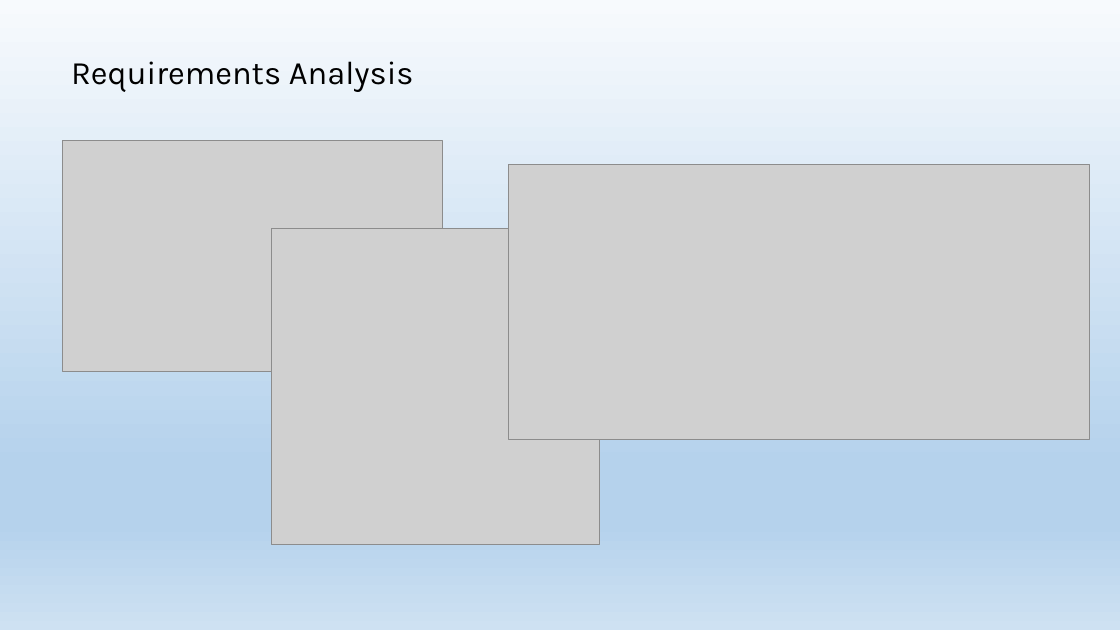
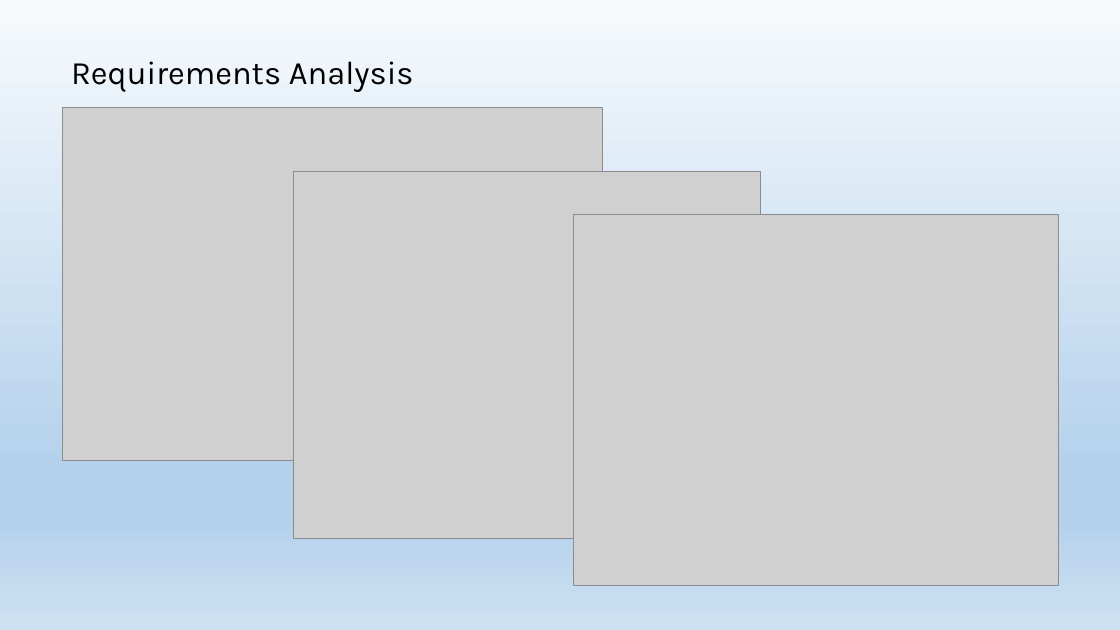
Before and after one commit to jesuschua/Portfolio, a slide deck: slide 3 of resources/documents/Banner Images.pptx. Drawn at 1120x630 pixels with LibreOffice and Linux fonts; fonts in the diff are those of the drawing; grey boxes stand for pictures. Boxes give left, top, right and bottom in pixels: in the first picture for what was removed or moved away, otherwise in the second. Text is boxed around its words. In the diff, an @@ line names an element or a change of style, - is before the commit and + after.

```diff
--- a/resources/documents/Banner Images.pptx
+++ b/resources/documents/Banner Images.pptx
@@ picture added at [63, 107, 603, 460] @@
@@ picture removed at [63, 141, 443, 372] @@
@@ picture: place and size @@
-picture at [271, 229, 599, 545]
+picture at [293, 171, 760, 539]
@@ picture removed at [508, 165, 1090, 440] @@
@@ picture added at [573, 215, 1059, 586] @@
```
Also in this commit, not shown: 1 other slide changed, 4 other files.
